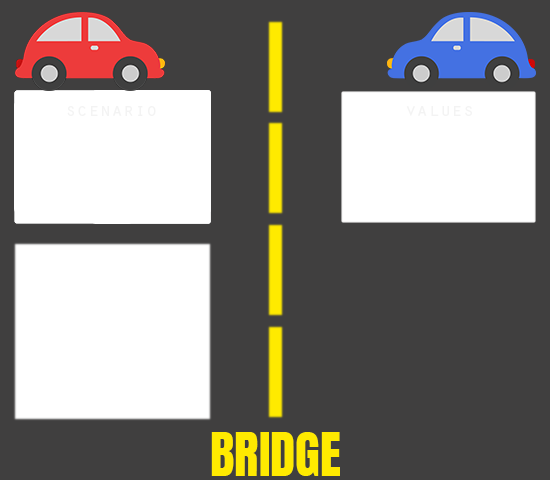
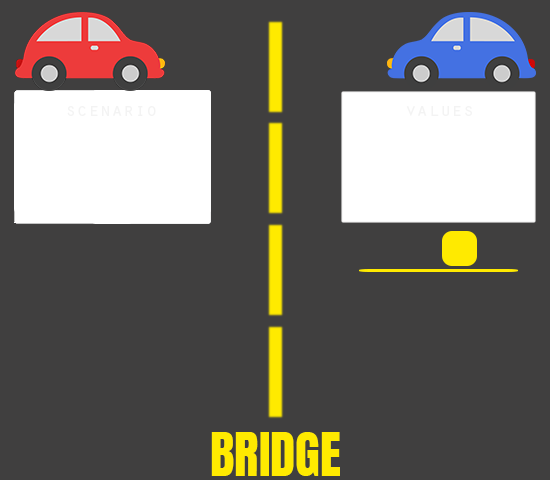
Revision of a layered w=550, h=480 image; what changed, layer by layer:
added layer "Rectángulo redondeado 4 copia" above "Rectángulo redondeado 4" over [442, 231, 477, 266]
added layer "Rectángulo redondeado 2" above "Capa 1" over [359, 269, 518, 272]
painted on "Capa 1" over [13, 222, 212, 421]
